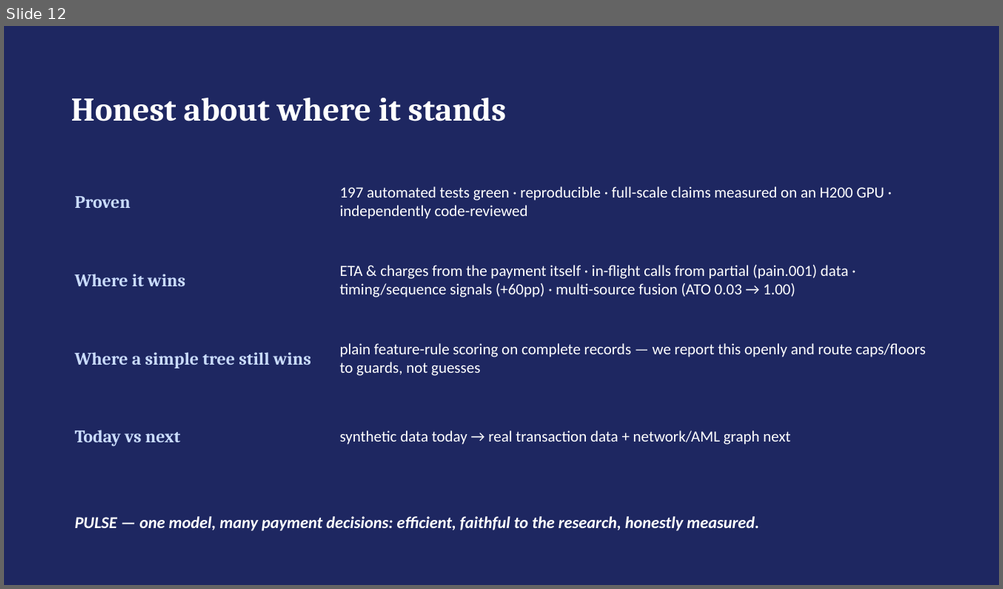
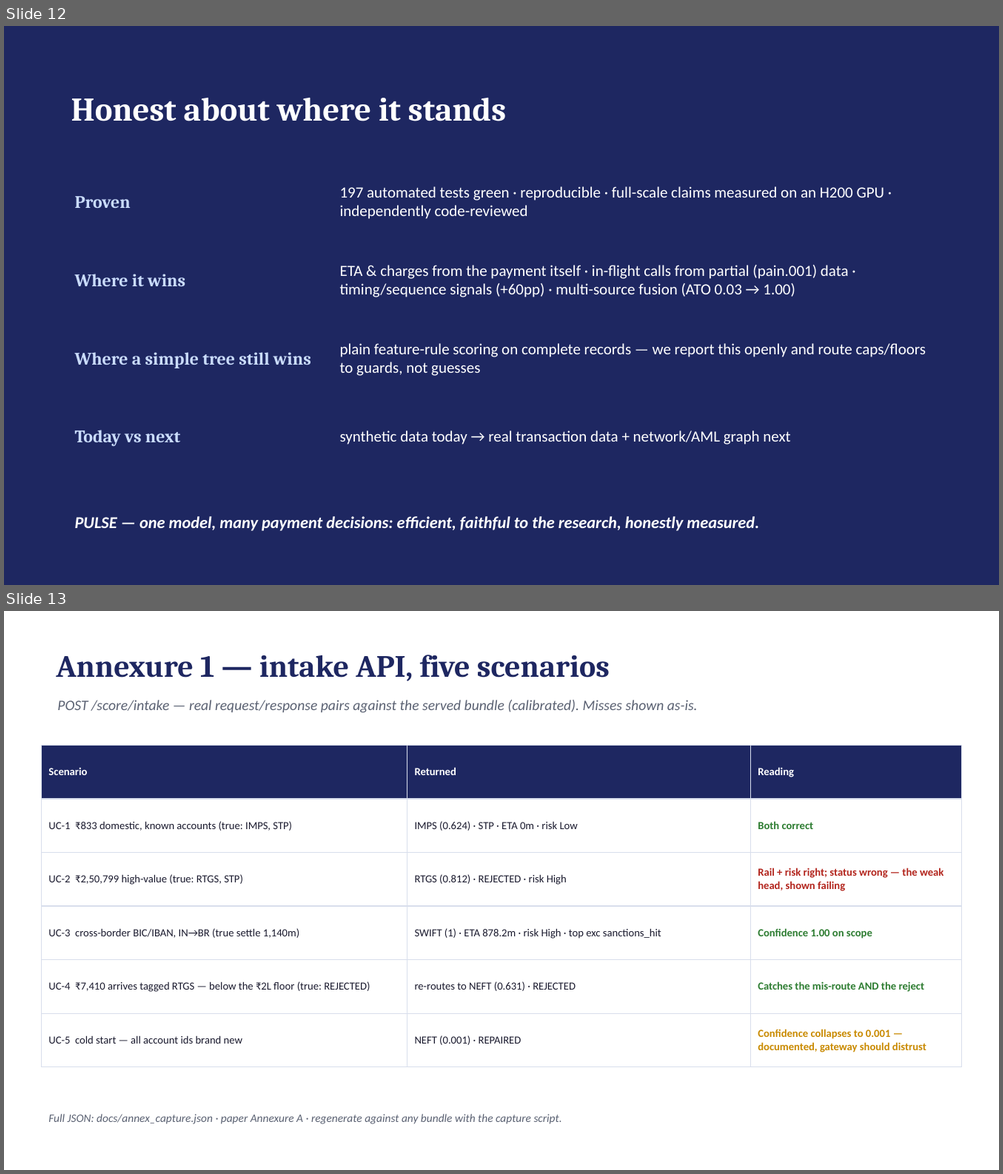
Before and after one commit to Bratz/txn-repr-poc, a slide deck: docs/txn_repr_evidence.pptx. Shown one above the other, each under a label of ours: slide 12 before the commit, slides 12 and 13 after it. The pictures are 1003x589 and 1003x1174 pixels, drawn with LibreOffice and Linux fonts; fonts in the diff are those of the drawing. Boxes give left, top, right and bottom in pixels: in the first picture for what was removed or moved away, otherwise in the second. Text is boxed around its words. In the diff, an @@ line names an element or a change of style, - is before the commit and + after.

```diff
--- a/docs/txn_repr_evidence.pptx
+++ b/docs/txn_repr_evidence.pptx
@@ slide 13 added at (4, 611, 999, 1170), background #FFFFFF @@
@@ text added at (56, 655, 609, 681), 30 pt, text #1E2761, bold @@
+Annexure 1 — intake API, five scenarios
@@ text added at (57, 700, 697, 713), 14 pt, text #5A6172, italic @@
+POST /score/intake — real request/response pairs against the served bundle (calibrated). Misses shown as-is.
@@ table added at (41, 745, 962, 1056), 6 rows, 3 columns @@
+Scenario | Returned | Reading
+UC-1 ₹833 domestic, known accounts (true: IMPS, STP) | IMPS (0.624) · STP · ETA 0m · risk Low | Both correct
+UC-2 ₹2,50,799 high-value (true: RTGS, STP) | RTGS (0.812) · REJECTED · risk High | Rail + risk right; status wrong — the weak head, shown failing
+UC-3 cross-border BIC/IBAN, IN→BR (true settle 1,140m) | SWIFT (1) · ETA 878.2m · risk High · top exc sanctions_hit | Confidence 1.00 on scope
+UC-4 ₹7,410 arrives tagged RTGS — below the ₹2L floor (true: REJECTED) | re-routes to NEFT (0.631) · REJECTED | Catches the mis-route AND the reject
+UC-5 cold start — all account ids brand new | NEFT (0.001) · REPAIRED | Confidence collapses to 0.001 — documented, gateway should distrust
@@ text added at (48, 1114, 562, 1125), 11 pt, text #5A6172, italic @@
+Full JSON: docs/annex_capture.json · paper Annexure A · regenerate against any bundle with the capture script.
```
Also in this commit, not shown: 2 other slides added, 4 other files.
